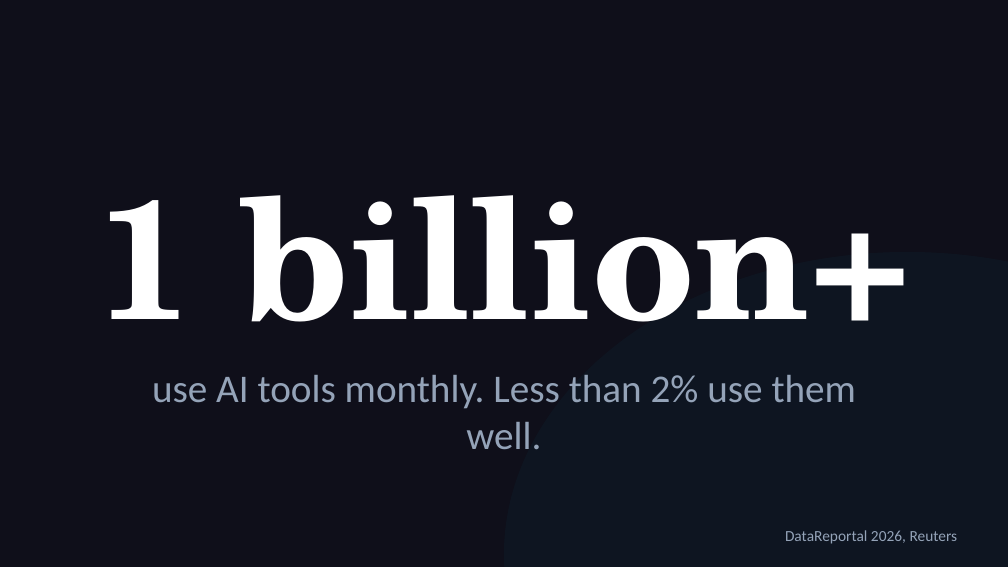
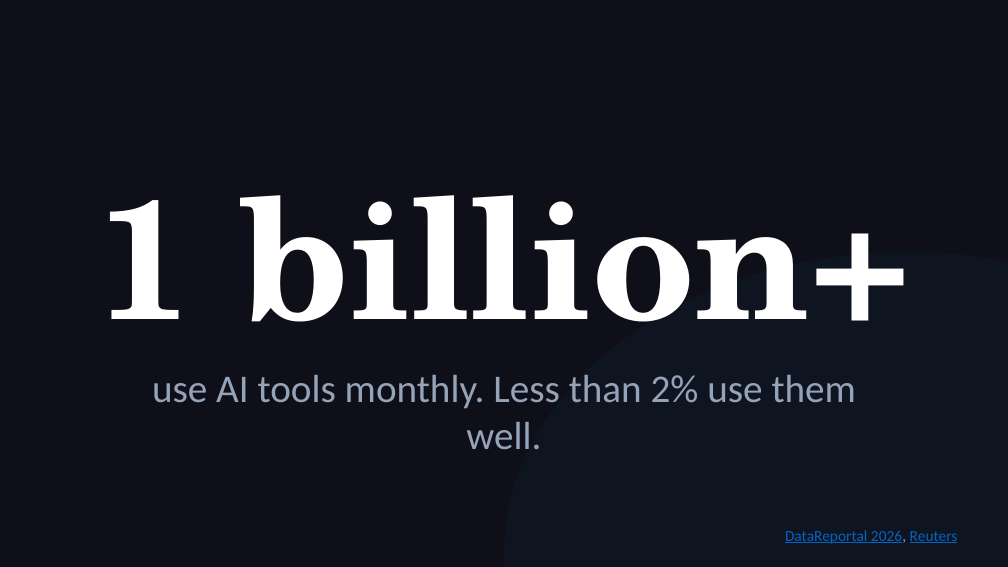
Before and after one commit to michaelengland/ai-best-practices, a slide deck: slide 4 of decks/ai-academy-pitch/ai-academy-pitch.pptx. Drawn at 1008x567 pixels with LibreOffice and Linux fonts; fonts in the diff are those of the drawing. Boxes give left, top, right and bottom in pixels: in the first picture for what was removed or moved away, otherwise in the second. Text is boxed around its words. In the diff, an @@ line names an element or a change of style, - is before the commit and + after.

```diff
--- a/decks/ai-academy-pitch/ai-academy-pitch.pptx
+++ b/decks/ai-academy-pitch/ai-academy-pitch.pptx
@@ text "DataReportal 2026, Reuters" at (785,530,958,544): text colour #94A3B8 to #0563C1, underline on @@
```
Also in this commit, not shown: 1 other slide changed, 12 other files.
